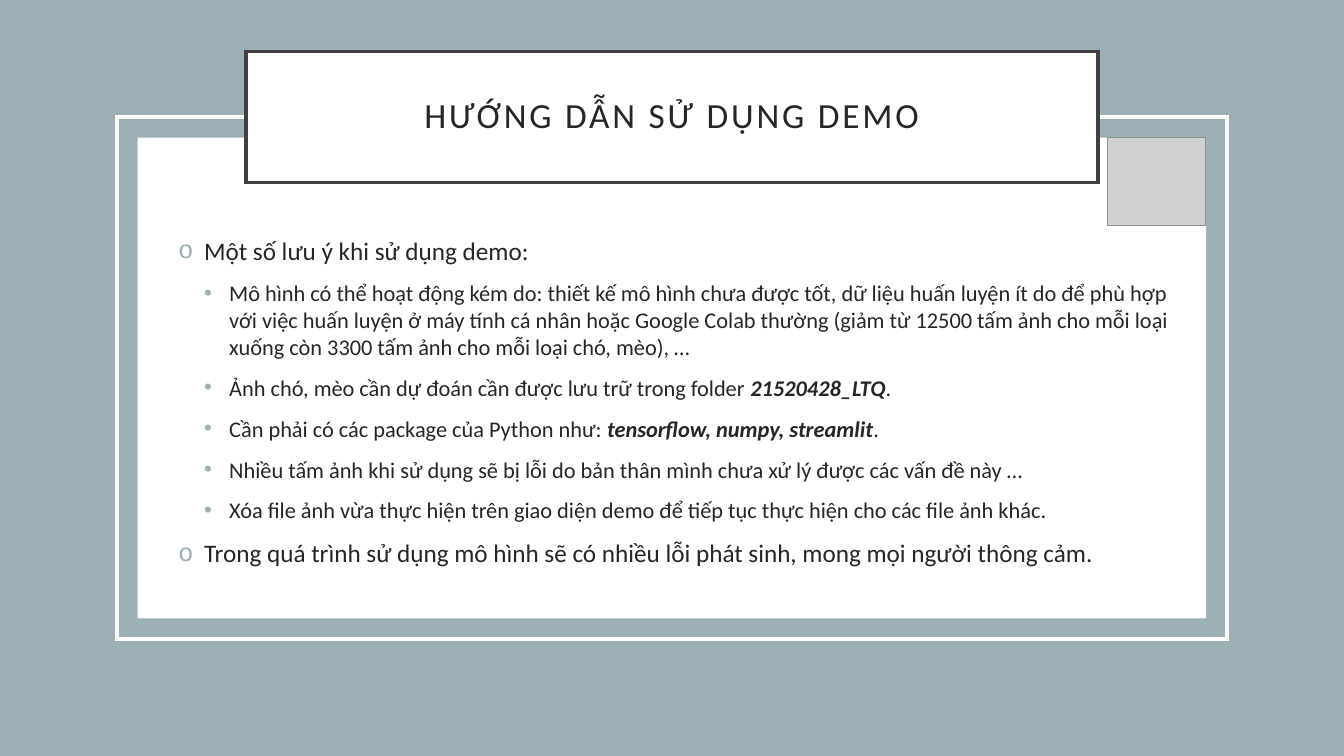
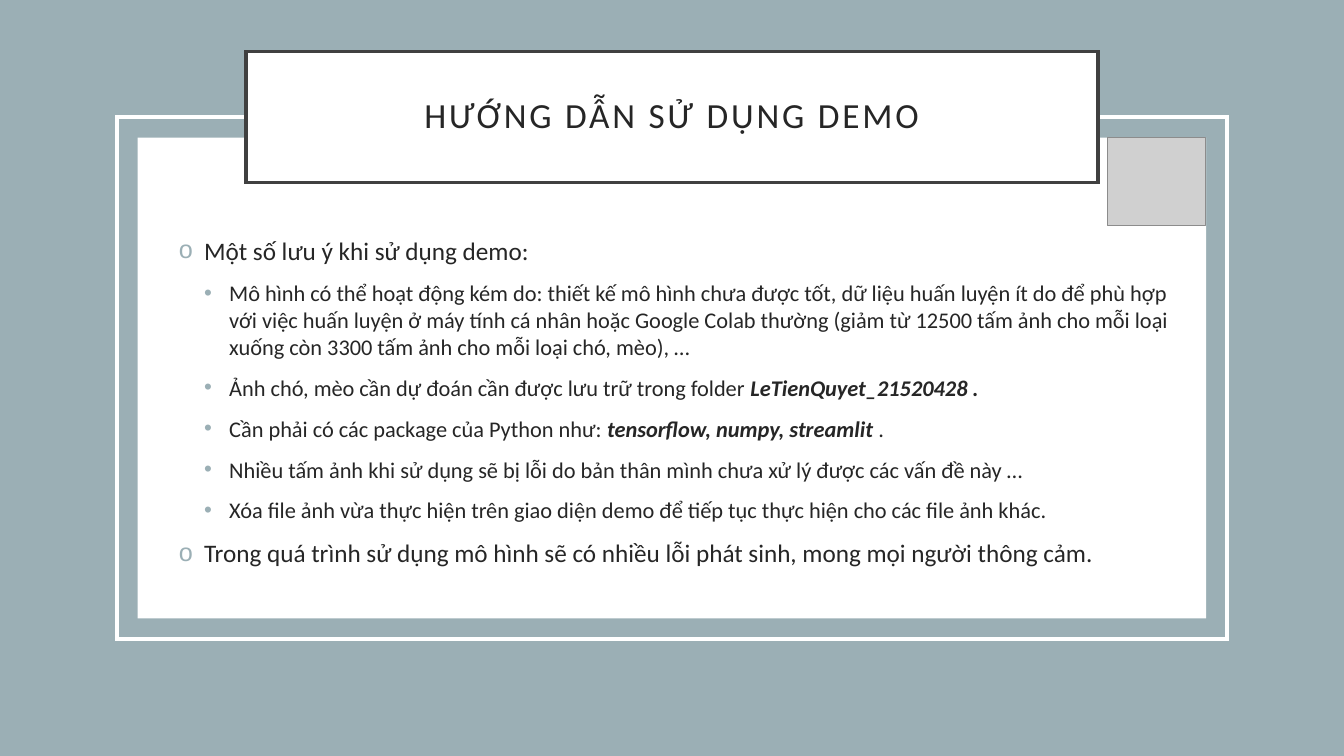
Before and after one commit to LeTienQuyet/SS004.O12_HelloWorld, a slide deck: slide 9 of middle/21520428_LTQ/Report.pptx. Drawn at 1344x756 pixels with LibreOffice and Linux fonts; fonts in the diff are those of the drawing; grey boxes stand for pictures. Boxes give left, top, right and bottom in pixels: in the first picture for what was removed or moved away, otherwise in the second. Text is boxed around its words. In the diff, an @@ line names an element or a change of style, - is before the commit and + after.

```diff
--- a/middle/21520428_LTQ/Report.pptx
+++ b/middle/21520428_LTQ/Report.pptx
@@ text at [229, 377, 967, 441]: text changed @@
-  • Ảnh chó, mèo cần dự đoán cần được lưu trữ trong folder 21520428_LTQ.
-  • Cần phải có các package của Python như: tensorflow, numpy, streamlit.
+  • Ảnh chó, mèo cần dự đoán cần được lưu trữ trong folder LeTienQuyet_21520428 .
+  • Cần phải có các package của Python như: tensorflow, numpy, streamlit .
```
Also in this commit, not shown: 1 other slide changed, 1 slide added.
